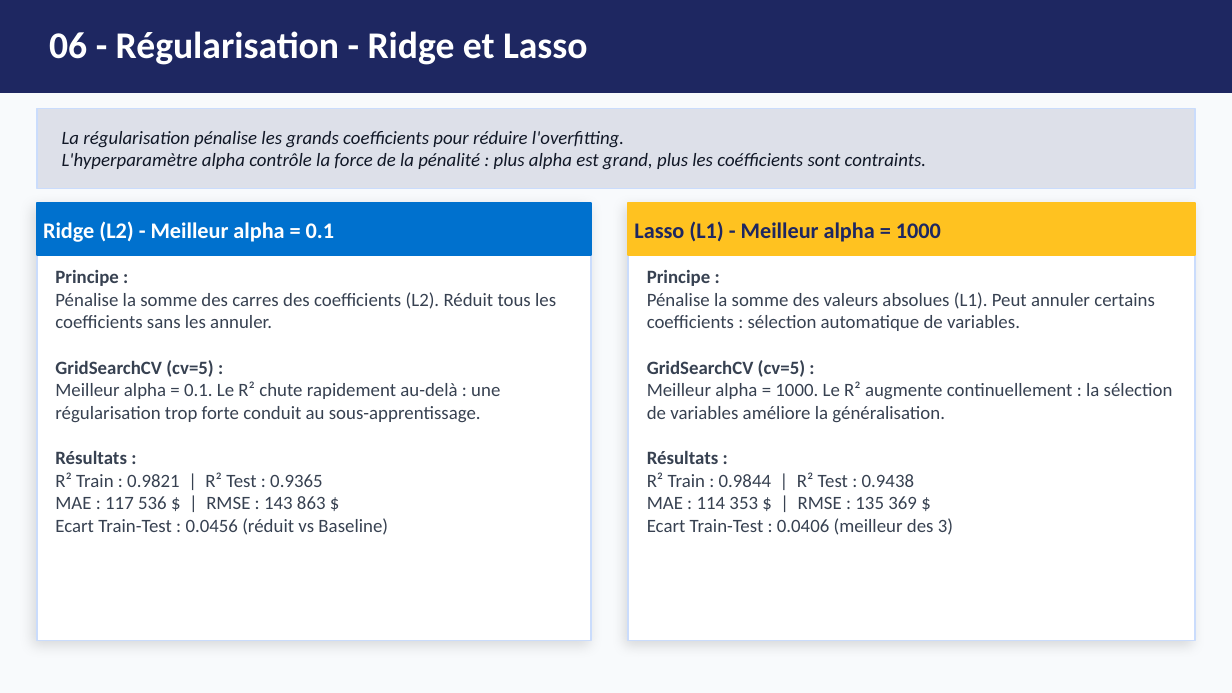
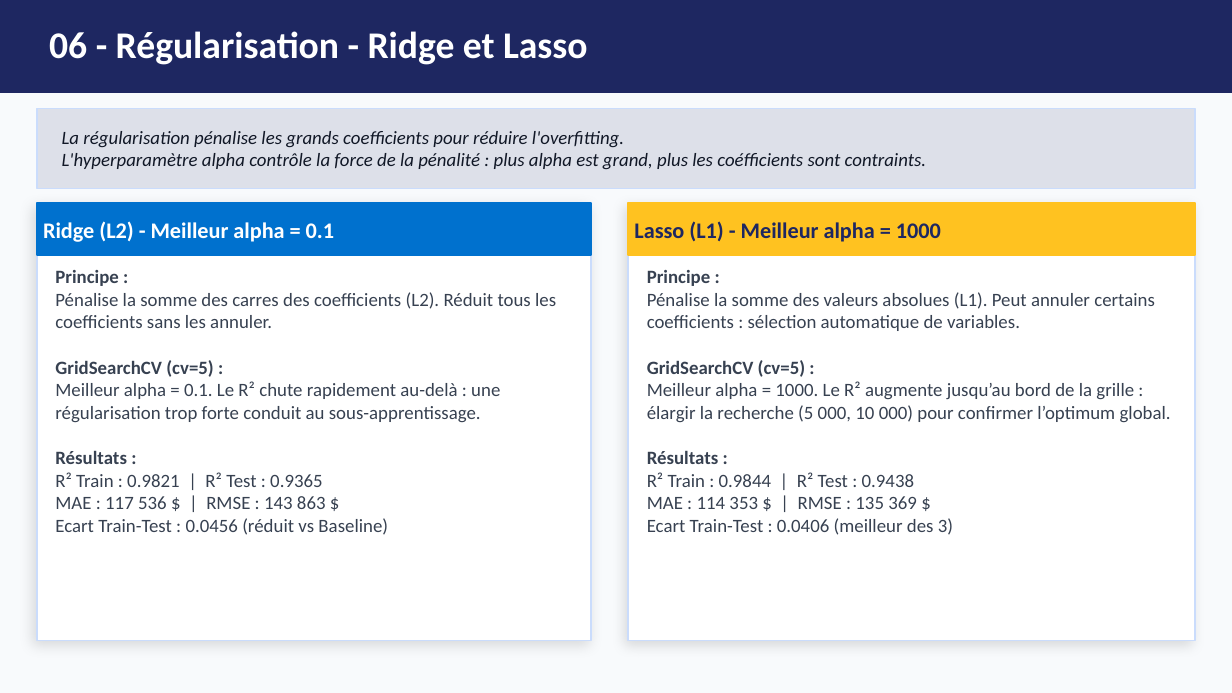
Before and after one commit to AichaFa/2-Projets-Fullstack, a slide deck: slide 8 of 3-Apprentissage automatique/1-soldes Walmart/Walmart_Presentation.pptx. Drawn at 1232x693 pixels with LibreOffice and Linux fonts; fonts in the diff are those of the drawing. Boxes give left, top, right and bottom in pixels: in the first picture for what was removed or moved away, otherwise in the second. Text is boxed around its words. In the diff, an @@ line names an element or a change of style, - is before the commit and + after.

```diff
--- a/3-Apprentissage automatique/1-soldes Walmart/Walmart_Presentation.pptx
+++ b/3-Apprentissage automatique/1-soldes Walmart/Walmart_Presentation.pptx
@@ text at box(647, 381, 1171, 422): text changed @@
-Meilleur alpha = 1000. Le R² augmente continuellement : la sélection de variables améliore la généralisation.
+Meilleur alpha = 1000. Le R² augmente jusqu’au bord de la grille : élargir la recherche (5 000, 10 000) pour confirmer l’optimum global.
```
Also in this commit, not shown: 1 other slide changed, 2 other files.
